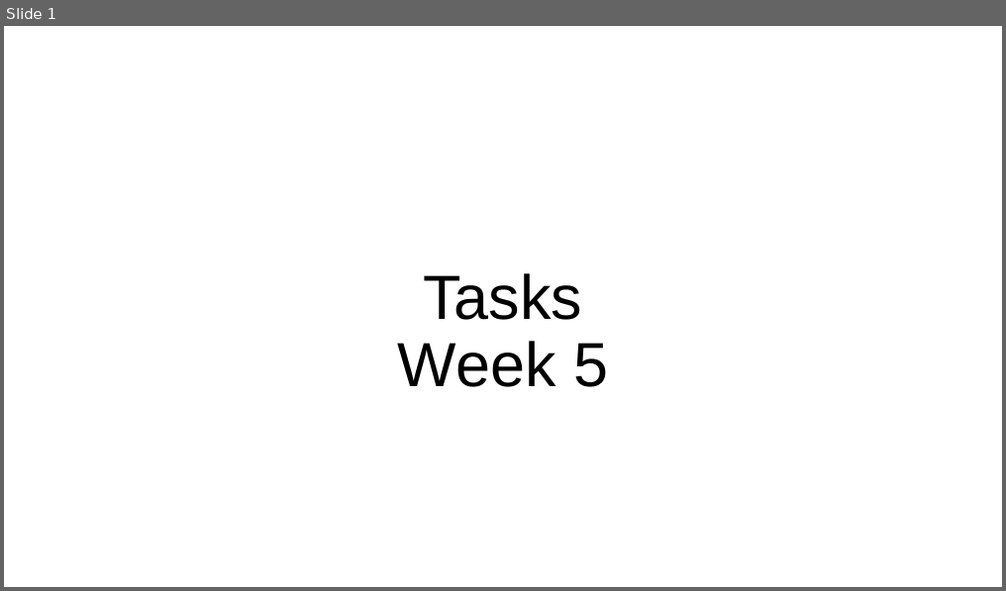
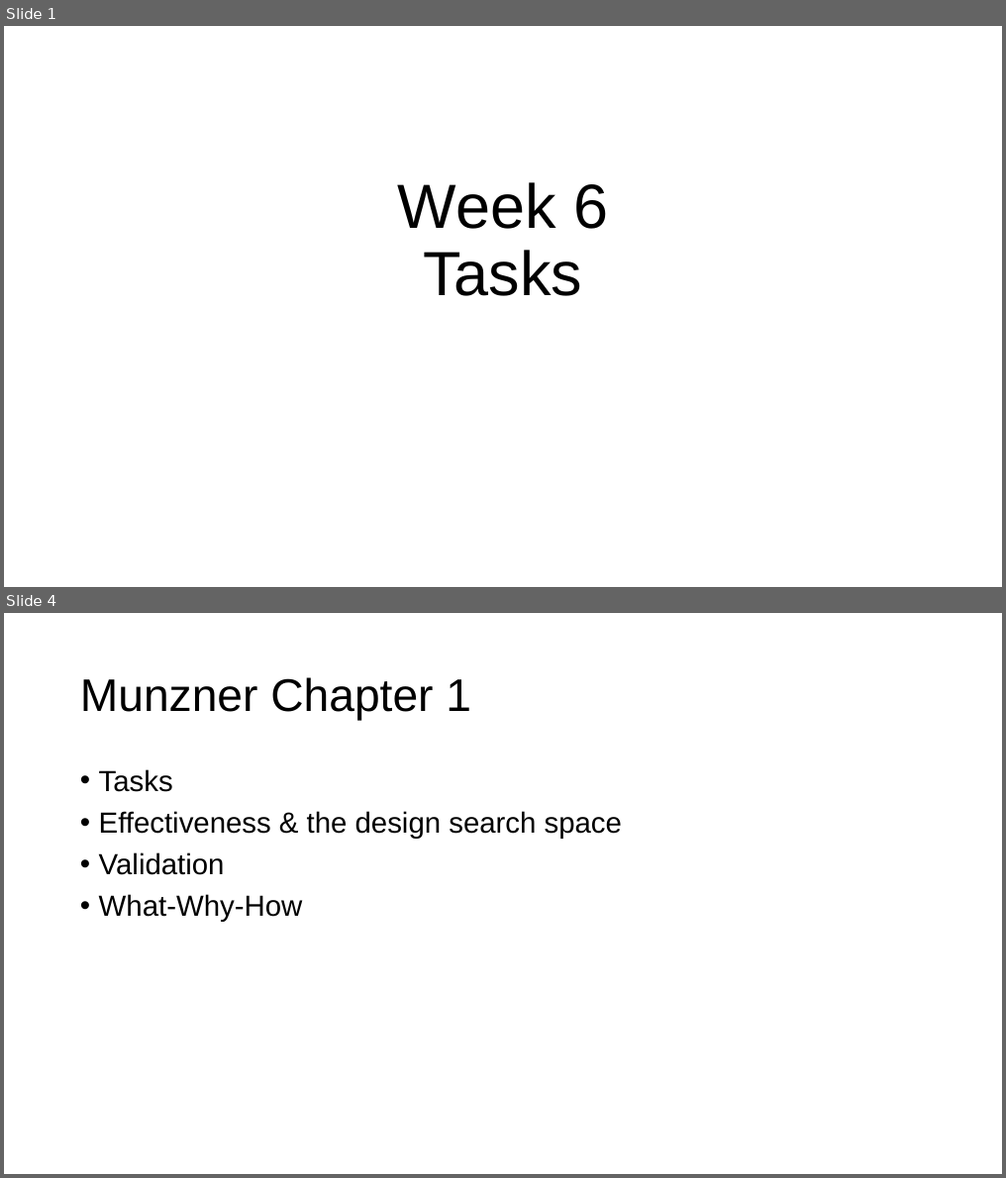
Before and after one commit to columbiaviz/columbiaviz.github.io, a slide deck: 2020s_w6998/lecs/05_tasks.pptx. Shown one above the other, each under a label of ours: slide 1 before the commit, slides 1 and 4 after it; the slides between them are not shown. The pictures are 1006x591 and 1006x1178 pixels, drawn with LibreOffice and Linux fonts; fonts in the diff are those of the drawing. Boxes give left, top, right and bottom in pixels: in the first picture for what was removed or moved away, otherwise in the second. Text is boxed around its words. In the diff, an @@ line names an element or a change of style, - is before the commit and + after.

```diff
--- a/2020s_w6998/lecs/05_tasks.pptx
+++ b/2020s_w6998/lecs/05_tasks.pptx
@@ slide 4 added at (4, 613, 1002, 1174), background #FFFFFF @@
@@ title added at (80, 677, 471, 721), 44 pt, text #000000 @@
+Munzner Chapter 1
@@ text added at (99, 769, 622, 922), 28 pt, text #000000 @@
+• Tasks
+• Effectiveness & the design search space
+• Validation
+• What-Why-How
@@ slide 1 changed as well @@
@@ title at (398, 182, 608, 296): text changed @@
-Tasks
-Week 5
+Week 6
+Tasks
```
Also in this commit, not shown: 2 other slides changed, 8 other slides added, 5 slides removed.
